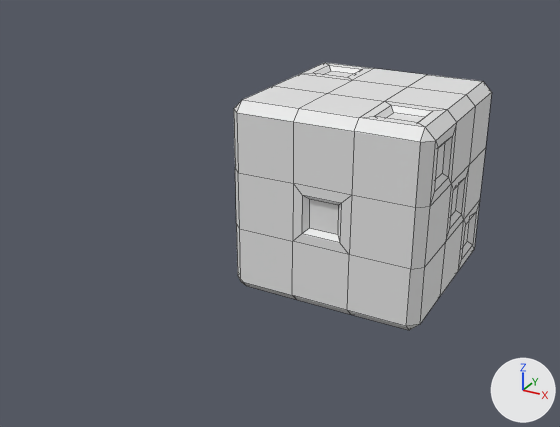
An edit to the Blender file Assets/3D Models/_Blend Files/Dice.blend, drawn before and after from the same camera.
The view is the same before and after, from a camera (50 mm lens) standing at (2.86, -7.0, 2.96) and looking at (-0.17, -1.5, 0.21). The axes (+X, +Y, +Z) are drawn at lower right. The lights are the same throughout. Mesh edges are drawn as thin lines.

The first picture shows 'Cubo'.
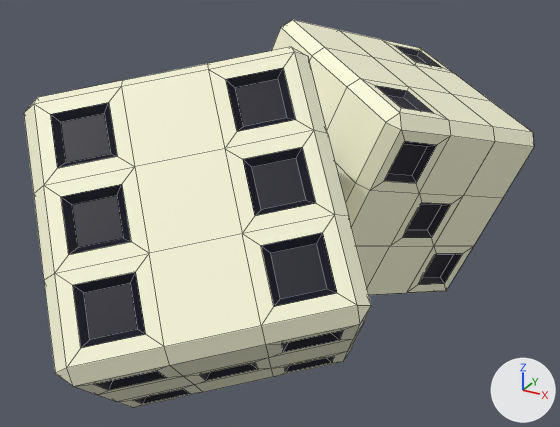
Where the change shows, as pixel boxes [x1, y1, x2, y2] in the pictures (560 x 427 px):
'Cubo.001', added
    after: [24, 47, 371, 408]
'Cubo', recoloured, moved, turned
    before: [234, 63, 492, 330]
    after: [272, 20, 534, 295]

What the commit changed:
Picture 'Dice.png' (img_dice_png) is new.
Material 'Material' (mat_material) is new.
Its texture is img_dice_png.
me_cubo has 264 vertices, 266 faces and spans x -1.0..1.0, y -1.0..1.0, z -1.0..1.0.
me_cubo now uses material mat_material (picture img_dice_png).
Object 'Cubo' (ob_cubo) moves from (0.0, 0.0, 0.0) to (0.042, -0.004, 0.249).
Object 'Cubo' (ob_cubo) turns from (0, 0, 0) to (-16, 16, -32) degrees about x, y and z.
Object 'Cubo.001' (ob_cubo_001) is new; it shows a copy of the mesh of ob_cubo.
Its location is (-0.228, -2.572, 0.368).
Its rotation in degrees is (43, 10, -144).
